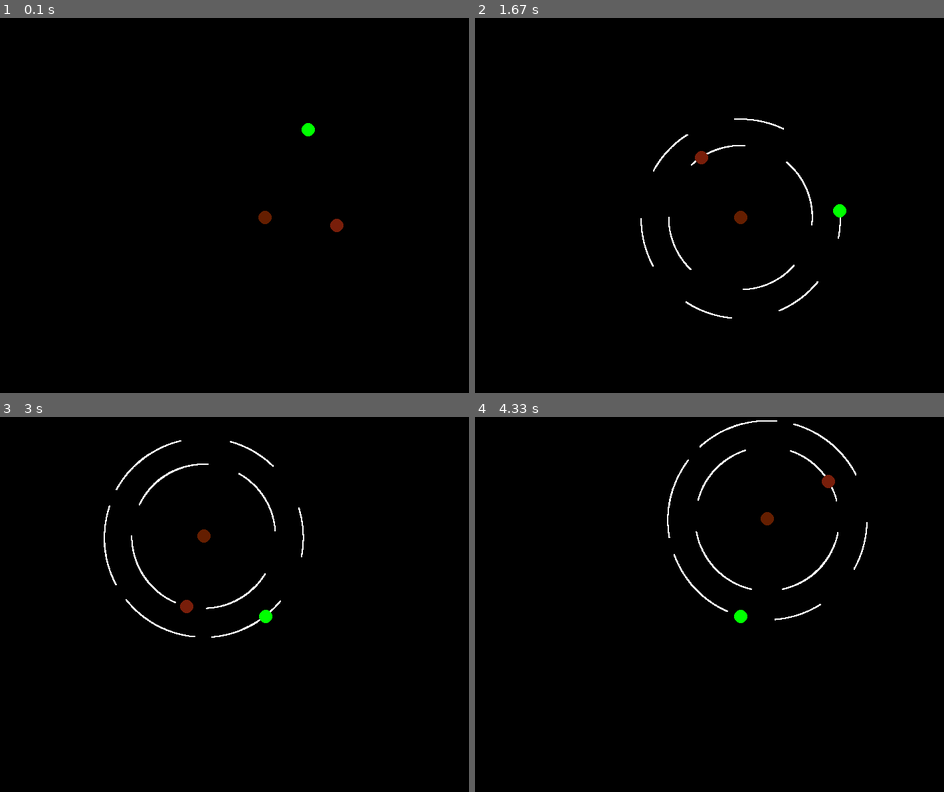
Above: before the commit, frames 1-4 (two rows, left to right).
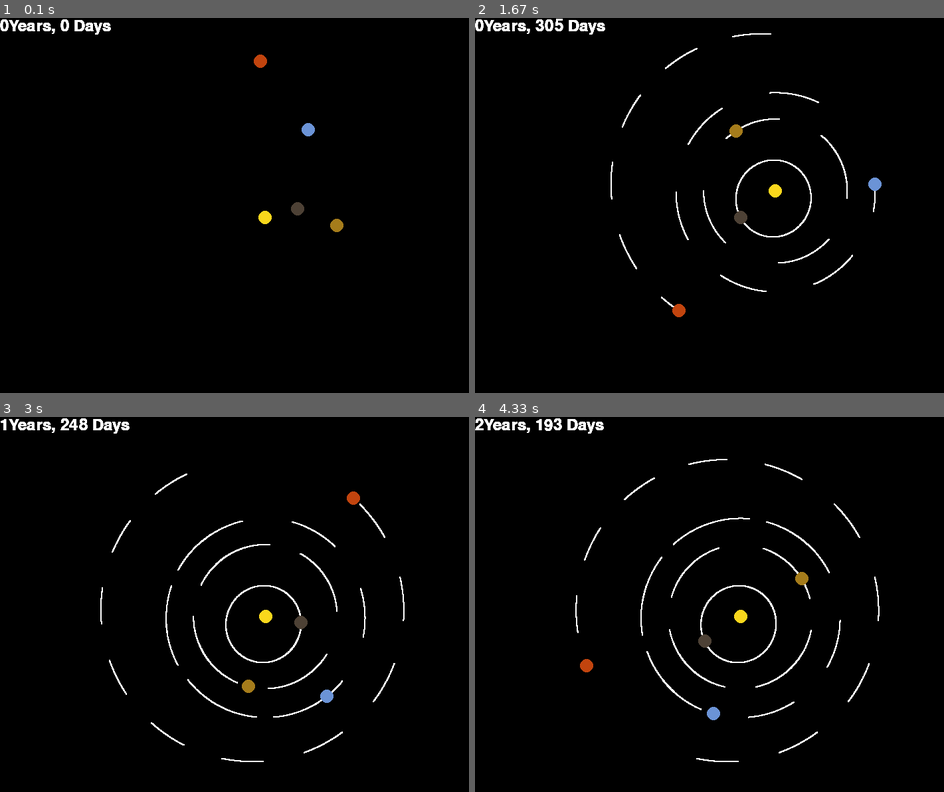
Above: after the commit, the same moments.

Repository: Dark-Cyan/Computational-Physics
Game: pygame game, started from Unit 3/1:Orrery/main.py
The game is run twice, just before and just after one commit, with the same random seed, the same clock (stepped at 60 frames per second) and the same inputs.
Inputs:
- Up to frame 1 (0.1 s): no input
- Up to frame 2 (1.67 s): hold Space 0.33-0.8 s; hold Right 0.33-0.8 s; tap Enter at 0.83 s; hold Right 1.17-1.63 s; tap Space at 1.23, 1.53 s
- Up to frame 3 (3 s): hold Right 1.67-2.13 s; tap Space at 1.73, 2.03, 2.23, 2.53, 2.8 s; hold Left 2.17-2.7 s; hold Left from 2.73 s (still down)
- Up to frame 4 (4.33 s): tap Space at 3.1, 3.3, 3.6, 3.97, 4.27 s; release Left at 3.2 s; hold Right 3.23-3.87 s; hold Left from 3.9 s (still down)

The runs differ from the first frame. In frame 1, 0.8% of the frame differs, in the area x 0-74%, y 0-58%; in frame 2, 2.3%; in frame 3, 3.0%; in frame 4, 3.0%, in the area x 0-87%, y 0-93%.

Commit message:
Started Work on First Challenge

Diff:
--- /dev/null
+++ b/Unit 3/1:Orrery/celestialBody.py
@@ -0,0 +1,33 @@
+#the celestial bodies
+import math
+import queue
+from vectors import*
+
+planets = []
+
+class celestialBody:
+
+    def __init__(self,mass,radius,initial_pos,velocity,color):
+        self.m=mass
+        self.r=radius
+        self.pos=initial_pos
+        self.vec = velocity
+        self.recpos = queue.Queue(0)
+        self.recpos.put(self.pos)
+        self.color = color
+        planets.append(self)
+
+mass = (1988410E24, 3.302E23, 48.685E23, 5.97219E24, 6.4171E23, 189818722E19, 5.6834E26, 86.813E24, 102.409E24)
+radius = (100, 100, 100, 100, 100, 100, 100, 100, 100)
+
+velocity = (Vec(1.210213161761593E+01, -7.108630163798801, 1.931983570112581E-01), Vec(-2.190221871481897E+04, 4.925311120667249E+04, 6.035452558128558E+03), Vec(3.721667178340711E+03, 3.463984267802168E+04, 2.615937364423928E+02), Vec(-2.721938833676917E+04, 1.301001220575709E+04, 2.722342885856932E-01), Vec(-2.329101173041912E+04, 1.327344284653195E+03, 5.992829686907538E+02), Vec(-1.276365241375160E+04, 4.020602386913974E+03, 2.688873754486338E+02), Vec(1.433798692571670E+03, 9.435889543208230E+03, -2.209347362177825E+02), Vec(-5.628359829391532E+03, 3.588969078546308E+03, 8.659264543726319E+01), Vec(1.017529896062049E+02, 5.465783969683248E+03, -1.154710529912466E+02))
+
+startX = (-8.954314476268431E+08, 4.800262829038095E+10, 1.070010863072421E+11, 6.412312668699121E+10, -7.930345430607688E+09, 1.970955259843414E+11, 1.410337507081950E+12, 1.677772197233593E+12, 4.468834029236343E+12)
+startY = (-7.136648792848191E+08, 1.224636163797745E+10, -1.271206076371771E+10, 1.318457264231664E+11, 2.345644260761537E+11, 7.315556522031220E+11, -2.941281912695686E+11, 2.395865061511429E+12, -1.126093071304762E+11)
+startZ = (2.747324307441281E+07, -3.398429932153978E+09, -6.363034972213263E+09, 1.963735964163393E+07, 5.130282017688975E+09, -7.444042333193004E+09, -5.103859514520566E+10, -1.283763416125786E+10, -1.006698149499019E+11)
+start = (Vec(startX[0], startY[0], startZ[0]), Vec(startX[1], startY[1], startZ[1]), Vec(startX[2], startY[2], startZ[2]), Vec(startX[3], startY[3], startZ[3]), Vec(startX[4], startY[4], startZ[4]), Vec(startX[5], startY[5], startZ[5]), Vec(startX[6], startY[6], startZ[6]), Vec(startX[7], startY[7], startZ[7]), Vec(startX[8], startY[8], startZ[8]))
+
+color = ((249,215,28), (77, 65, 53), (165,124,27), (107,147,214), (193,68,14), (216,202,157), (227,224,192), (172, 229, 238), (91,93,223))
+
+for i in range(len(mass)):
+    planet = celestialBody(mass[i],radius[i],start[i], velocity[i], color[i])
--- /dev/null
+++ b/Unit 3/1:Orrery/graphics.py
@@ -0,0 +1,78 @@
+#render
+import pygame as pg
+import physics as phys
+
+scale=1E-9 #how many pixels are in a meter
+
+centerx=0
+centery=0
+
+focusx=0
+focusy=0
+focusNum=0
+
+def setup(w,h):
+
+    global screen
+    global clock
+    global centerx, centery, focusx, focusy
+    pg.init()
+    screen=pg.display.set_mode((w,h))
+    pg.display.set_caption("Projectiles")
+    clock=pg.time.Clock()
+    centerx=screen.get_width()/2
+    centery=screen.get_height()/2
+    focusx=screen.get_width()/2
+    focusy=screen.get_height()/2
+
+def background():
+    screen.fill((0, 0, 0))
+
+def fixFocus(list):
+    global focusNum
+    if focusNum < 0:
+        focusNum = len(list)
+    focusNum %= len(list) + 1
+
+def shiftFocus(list):
+    global focusx, focusy, focusNum
+    fixFocus(list)
+    if focusNum == 0:
+        focusx=screen.get_width()/2
+        focusy=screen.get_height()/2
+    else:
+        focusx = list[focusNum-1].pos.x
+        focusy = list[focusNum-1].pos.y
+
+def render(list):
+    shiftFocus(list)
+    background()
+    for i in range(len(list)):
+        for j in range(list[i].recpos.qsize()):
+            current = list[i].recpos.get()
+            list[i].recpos.put(current)
+            pg.draw.circle(screen,(255,255,255),(scale*(current.x-focusx)+centerx,centery-scale*(current.y-focusy)),1)
+        pg.draw.circle(screen,list[i].color,(scale*(list[i].pos.x-focusx)+centerx,centery-scale*(list[i].pos.y-focusy)),list[i].r/10)
+        txt = (str(int(phys.t/(60*60*24*365))) +  "Years, " + str(int(phys.t/(60*60*24)%365)) + " Days")
+        font = pg.font.SysFont(None, 36)
+        image = font.render(txt, True, (255,255,255))
+        screen.blit(image, (0,0))
+    pg.display.flip()
+
+def frameRate(a):
+    clock.tick(a)
+
+def check_interactions():
+    global scale, focusNum
+    for event in pg.event.get():
+        if event.type == pg.QUIT:
+            phys.run=False
+        if event.type == pg.KEYDOWN:
+            if event.key == pg.K_SPACE:
+                phys.go = True
+            elif event.key == pg.K_RIGHT:
+                focusNum += 1
+            elif event.key == pg.K_LEFT:
+                focusNum -= 1
+        if event.type == pg.MOUSEWHEEL:
+            scale *= 1.5**event.y
--- a/Unit 2/OrbitalMechanics/physics.py
+++ b/Unit 3/1:Orrery/physics.py
@@ -39,6 +39,6 @@
                     list[i].recpos.put(list[i].pos)
                 if (list[i].recpos.qsize() > 2500):
                     list[i].recpos.get()
-            #if t >= 60:
+            #if t >= 365*24*60*60:
             #    run = False
             #    break
--- /dev/null
+++ b/Unit 3/OrbitalMechanics/main.py
@@ -0,0 +1,15 @@
+import physics
+import graphics as gx
+
+gx.setup(800,600)
+gx.background()
+while physics.run:
+
+    gx.check_interactions()
+    gx.frameRate(100)
+
+    physics.move(physics.planets,20)
+    gx.render(physics.planets)
+
+
+gx.pg.quit()
--- /dev/null
+++ b/Unit 3/OrbitalMechanics/physics.py
@@ -0,0 +1,44 @@
+from celestialBody import*
+
+dt = 10000
+G = 6.67e-11
+t = 0
+
+run = True
+go = False
+
+def netForce(list):
+    forces = []
+    for i in range(len(list)):
+        magnitude = Vec(0,0,0)
+        for j in range(len(list)):
+            if j == i:
+                continue
+            r = list[j].pos - list[i].pos
+            if r == 0:
+                magnitude = magnitude
+            else:
+                magnitude = magnitude + ((G*list[i].m*list[j].m)/(abs(r)**2)) * r.norm()
+        forces.append(magnitude)
+    return forces
+
+def move(list,reps):
+
+    global t
+    global run
+    if go == True:
+        for j in range(reps):
+            forces = netForce(list)
+            t+=dt
+            for i in range(len(list)):
+                #print(list[i].recpos.empty())
+                acc=forces[i]/list[i].m
+                list[i].vec+=acc*dt
+                list[i].pos+=list[i].vec*dt
+                if (t%(dt*500)<dt*250):
+                    list[i].recpos.put(list[i].pos)
+                if (list[i].recpos.qsize() > 2500):
+                    list[i].recpos.get()
+            #if t >= 365*24*60*60:
+            #    run = False
+            #    break
--- /dev/null
+++ b/Unit 3/OrbitalMechanics/vectors.py
@@ -0,0 +1,122 @@
+import math
+
+class Vec:
+
+    def __init__(self, x, y, z):
+
+        self.x = float(x)
+        self.y = float(y)
+        self.z = float(z)
+
+    def __add__(self,vector):
+
+        if isinstance(vector, Vec):
+
+            return Vec(self.x+vector.x,self.y+vector.y,self.z+vector.z)
+
+        else:
+
+            return NotImplemented
+
+    def __sub__(self,vector):
+
+        if isinstance(vector, Vec):
+
+            return Vec(self.x-vector.x,self.y-vector.y,self.z-vector.z)
+
+        else:
+
+            return NotImplemented
+
+    def __mul__(self,scalar):
+
+        if isinstance(scalar,(float,int)):
+
+            return Vec(scalar*self.x,scalar*self.y,scalar*self.z)
+
+        else:
+
+            return NotImplemented
+
+    def __rmul__(self,scalar):
+
+        return self*scalar
+
+    def __truediv__(self,scalar):
+
+        if isinstance(scalar,(float,int)):
+
+            if scalar == 0:
+                raise ZeroDivisionError("Division by zero.")
+
+            return Vec(self.x/scalar,self.y/scalar,self.z/scalar)
+
+        else:
+
+            return NotImplemented
+
+    def cross(self,vector):
+
+        if isinstance(vector,Vec):
+
+            x=(self.y*vector.z)-(self.z*vector.y)
+            y=(self.z*vector.x)-(self.x*vector.z)
+            z=(self.x*vector.y)-(self.y*vector.x)
+
+            return Vec(x,y,z)
+
+        else:
+
+            raise TypeError(f"Cannot cross a vector with a(n) {type(vector)}.")
+
+    def dot(self,vector):
+
+        if isinstance(vector,Vec):
+
+            return (self.x*vector.x)+(self.y*vector.y)+(self.z*vector.z)
+
+        else:
+
+            raise TypeError(f"Cannot dot a vector with a(n) {type(vector)}.")
+
+
+    def __repr__(self):
+
+        return f"Vec({self.x}, {self.y}, {self.z})"
+
+
+    def rot2D(self,theta_degrees): #this is the angle rotated counterclockwise to the +x axis.
+
+        #CAUTION this rotates the current vector, does not return a new one
+
+        rad=math.radians(theta_degrees)
+        x=self.x*math.cos(rad)+self.y*math.sin(rad)
+        y=self.y*math.cos(rad)+self.x*math.sin(rad)
+
+        self.x,self.y=x,y
+
+
+    def mag(self):
+
+        return (self.x**2+self.y**2+self.z**2)**(0.5)
+
+    def __abs__(self):
+
+        return self.mag()
+
+
+    def norm(self):
+
+        mag=self.mag()
+        if mag==0:
+            raise ValueError("Cannot normalize a zero vector.")
+
+        return (self/mag)
+
+    def __eq__(self, vector):
+
+        if isinstance(vector, Vec):
+
+            return self.x == vector.x and self.y == vector.y and self.z == vector.z
+
+        return False
Renamed: Unit 2/OrbitalMechanics/main.py -> Unit 3/1:Orrery/main.py
Renamed: Unit 2/OrbitalMechanics/vectors.py -> Unit 3/1:Orrery/vectors.py
Renamed: Unit 2/OrbitalMechanics/celestialBody.py -> Unit 3/OrbitalMechanics/celestialBody.py
Renamed: Unit 2/OrbitalMechanics/graphics.py -> Unit 3/OrbitalMechanics/graphics.py
